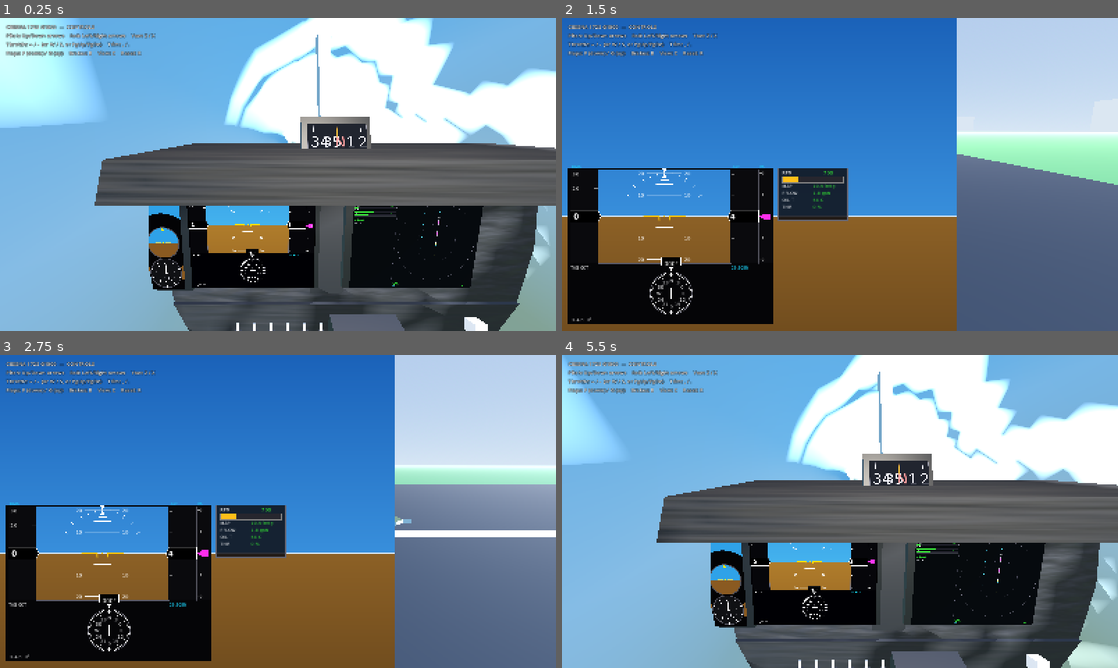
Above: before the commit, frames 1-4 (two rows, left to right).
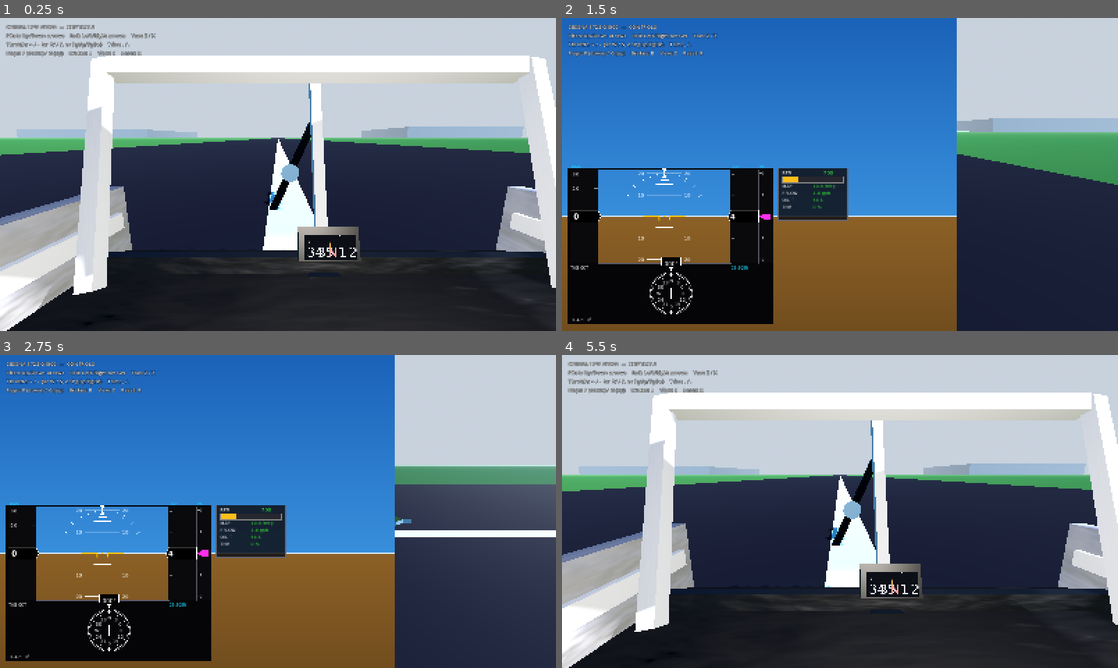
Above: after the commit, the same moments.

Repository: bigcubedata/test
Game: Godot game, scene res://src/Main.tscn
The game is run twice, just before and just after one commit, with the same random seed, the same clock (stepped at 60 frames per second) and the same inputs.
Inputs (mouse positions are in pixels of both pictures, inside the frame that each line leads up to):
- Up to frame 1 (0.25 s): no input
- Up to frame 2 (1.5 s): move the mouse to (962, 158) at 0.52 s; hold Right (roll_right) 0.53-1.25 s; tap C (toggle_view) at 0.6 s; click (962, 158) at 0.67 s; tap Enter at 1.25 s; drag from (728, 190) to (812, 237) at 1.27 s
- Up to frame 3 (2.75 s): tap R (reset_aircraft) at 2 s; move the mouse to (333, 442) at 2.02 s; hold Right (roll_right) from 2.03 s (still down); tap C (toggle_view) at 2.1 s
- Up to frame 4 (5.5 s): release Right (roll_right) at 2.75 s; tap R (reset_aircraft) every 0.75 s from 2.75 to 5 s; drag from (812, 574) to (673, 464) at 2.77 s; move the mouse to (1006, 558) at 3.52 s; hold Left (roll_left) 3.53-4.25 s; tap C (toggle_view) at 3.6, 5.1 s; drag from (673, 464) to (756, 433) at 4.27 s; move the mouse to (867, 511) at 5.02 s; hold F (flaps_down) from 5.03 s (still down); click (867, 511) at 5.17 s

The runs differ from the first frame. In frame 1, 91% of the frame differs, in the area x 0-100%, y 0-100%; in frame 2, 20%; in frame 3, 18%; in frame 4, 92%.

Commit message:
Cockpit: clear out-the-window view for visual landings
The forward view was blocked: the exterior fuselage/cowl rendered from
inside the cockpit as bright washed-out shapes, and distant terrain hazed
to white, hiding the ground and runway.

- Hide the exterior airframe while in cockpit view (you're inside it); the
  cockpit interior + propeller provide the in-cabin visuals, leaving a clean
  windshield view of the ground and runway.
- Raise the pilot eye and lower the panel/glareshield so the horizon and
  runway are visible over the nose; wider cockpit FOV.
- Environment cleanup: ACES tonemap, no aerial-perspective washout, much
  lighter fog, smaller sun, distant hills toned down, more saturated grass —
  so the runway reads clearly on approach.

Co-Authored-By: Claude Opus 4.8 <noreply@anthropic.com>
Claude-Session: https://claude.ai/code/session_01BSiwa8xwJ1aRwLCRnRu7pg

Diff:
--- a/src/aircraft/Aircraft.tscn
+++ b/src/aircraft/Aircraft.tscn
@@ -67,5 +67,5 @@
 [node name="CameraRig" type="Node3D" parent="."]
 
 [node name="Cockpit" type="Node3D" parent="."]
-transform = Transform3D(1, 0, 0, 0, 1, 0, 0, 0, 1, -0.22, 0.45, -1.0)
+transform = Transform3D(1, 0, 0, 0, 1, 0, 0, 0, 1, -0.22, 0.28, -1.0)
 script = ExtResource("2_cockpit")
--- a/src/aircraft/Airframe.gd
+++ b/src/aircraft/Airframe.gd
@@ -19,9 +19,11 @@
 
 
 func _ready() -> void:
-	_white = _mat(Color(0.90, 0.90, 0.92), 0.45, 0.05)
+	_white = _mat(Color(0.80, 0.81, 0.84), 0.55, 0.0)
 	_blue = _mat(Color(0.12, 0.34, 0.62), 0.4, 0.1)
-	_glass = _mat(Color(0.25, 0.4, 0.55, 0.55), 0.05, 0.5)
+	# Windshield: nearly clear and non-metallic so you can see the runway
+	# through it from the cockpit (a shiny windshield mirrors the sky white).
+	_glass = _mat(Color(0.6, 0.7, 0.82, 0.13), 0.35, 0.0)
 	_glass.transparency = BaseMaterial3D.TRANSPARENCY_ALPHA
 	_glass.cull_mode = BaseMaterial3D.CULL_DISABLED
 	_metal = _mat(Color(0.32, 0.33, 0.36), 0.4, 0.6)
@@ -58,7 +60,7 @@
 		rings.append(_ring(s[0], s[1], s[2], s[3]))
 	# The fuselage is a closed tube, so cull back faces (avoids the near/far
 	# wall z-fighting moire you get with double-sided rendering).
-	var fuse_mat := _mat(Color(0.90, 0.90, 0.92), 0.45, 0.05)
+	var fuse_mat := _mat(Color(0.80, 0.81, 0.84), 0.55, 0.0)
 	fuse_mat.cull_mode = BaseMaterial3D.CULL_BACK
 	_add_mesh(_loft_mesh(rings, true, true), fuse_mat)
 
--- a/src/aircraft/Cockpit.gd
+++ b/src/aircraft/Cockpit.gd
@@ -127,10 +127,11 @@
 	# Lower sub-panel (switches / kneeboard area) — kept in the panel plane so
 	# it doesn't poke forward and occlude the bottom of the G1000 screens.
 	_box(Vector3(1.5, 0.22, 0.06), Vector3(0.15, -0.66, -0.64), panel_mat)
-	# Glareshield (padded coaming) overhanging the top of the panel.
-	_box(Vector3(1.55, 0.08, 0.44), Vector3(0.15, -0.09, -0.62), coam, Vector3(-0.05, 0.0, 0.0))
+	# Glareshield (padded coaming) overhanging the top of the panel. Kept low
+	# so the pilot can see the horizon and runway over the nose.
+	_box(Vector3(1.55, 0.07, 0.40), Vector3(0.15, -0.18, -0.62), coam, Vector3(-0.05, 0.0, 0.0))
 	# Glareshield front lip.
-	_box(Vector3(1.55, 0.05, 0.05), Vector3(0.15, -0.12, -0.84), coam)
+	_box(Vector3(1.55, 0.04, 0.05), Vector3(0.15, -0.21, -0.82), coam)
 
 
 # --------------------------------------------------------------------------
--- a/src/world/CameraController.gd
+++ b/src/world/CameraController.gd
@@ -12,16 +12,17 @@
 
 @export var target_path: NodePath
 var target: Node3D
+var _airframe: Node3D
 
 enum View { COCKPIT, CHASE, WING, TOWER }
 var view: int = View.COCKPIT
 
 const CHASE_OFFSET := Vector3(0.0, 3.5, 13.0)
-const COCKPIT_OFFSET := Vector3(-0.22, 0.48, -1.05) # pilot eye point
+const COCKPIT_OFFSET := Vector3(-0.22, 0.57, -1.05) # pilot eye point (raised to see over the nose)
 const WING_OFFSET := Vector3(-8.0, 1.5, 0.0)
-const COCKPIT_FOV := 72.0
+const COCKPIT_FOV := 74.0
 const EXTERNAL_FOV := 65.0
-const BASE_PITCH := -15.0    # default downward look so panel + horizon both show
+const BASE_PITCH := -10.0    # default look favours outside; free-look down for panel
 const LOOK_SENS := 0.18
 
 var _tower_pos := Vector3(40.0, 12.0, 60.0)
@@ -36,6 +37,7 @@
 	current = true
 	if target:
 		_chase_pos = target.global_position + target.global_transform.basis * CHASE_OFFSET
+		_airframe = target.get_node_or_null("Airframe")
 
 
 func _process(_delta: float) -> void:
@@ -59,6 +61,11 @@
 func _physics_process(delta: float) -> void:
 	if not target:
 		return
+	# Hide the exterior fuselage from the cockpit (you're inside it); the
+	# cockpit interior + propeller provide the in-cabin visuals, and the
+	# windshield view stays clear for visual approaches.
+	if _airframe:
+		_airframe.visible = view != View.COCKPIT
 	var tx := target.global_transform
 	match view:
 		View.COCKPIT:
--- a/src/world/World.tscn
+++ b/src/world/World.tscn
@@ -2,10 +2,11 @@
 
 [sub_resource type="ProceduralSkyMaterial" id="sky_mat"]
 sky_top_color = Color(0.18, 0.42, 0.78, 1)
-sky_horizon_color = Color(0.7, 0.8, 0.92, 1)
-ground_bottom_color = Color(0.32, 0.4, 0.32, 1)
-ground_horizon_color = Color(0.7, 0.78, 0.85, 1)
-sun_angle_max = 30.0
+sky_horizon_color = Color(0.6, 0.74, 0.88, 1)
+ground_bottom_color = Color(0.28, 0.36, 0.26, 1)
+ground_horizon_color = Color(0.5, 0.62, 0.55, 1)
+sun_angle_max = 6.0
+sun_curve = 0.1
 
 [sub_resource type="Sky" id="sky"]
 sky_material = SubResource("sky_mat")
@@ -16,17 +17,18 @@
 ambient_light_source = 3
 ambient_light_color = Color(0.7, 0.78, 0.88, 1)
 ambient_light_energy = 0.4
-tonemap_mode = 2
+tonemap_mode = 3
+tonemap_white = 6.0
 fog_enabled = true
-fog_light_color = Color(0.75, 0.82, 0.9, 1)
-fog_density = 0.0006
-fog_aerial_perspective = 0.5
+fog_light_color = Color(0.7, 0.78, 0.88, 1)
+fog_density = 0.00008
+fog_aerial_perspective = 0.0
 
 [sub_resource type="PlaneMesh" id="mesh_ground"]
 size = Vector2(40000, 40000)
 
 [sub_resource type="StandardMaterial3D" id="mat_grass"]
-albedo_color = Color(0.28, 0.42, 0.24, 1)
+albedo_color = Color(0.24, 0.40, 0.19, 1)
 roughness = 0.95
 
 [sub_resource type="BoxMesh" id="mesh_runway"]
@@ -47,8 +49,10 @@
 size = Vector3(2000, 600, 2000)
 
 [sub_resource type="StandardMaterial3D" id="mat_hill"]
-albedo_color = Color(0.34, 0.4, 0.3, 1)
+albedo_color = Color(0.20, 0.27, 0.32, 1)
 roughness = 1.0
+specular_mode = 1
+shading_mode = 1
 
 [sub_resource type="BoxMesh" id="mesh_marker"]
 size = Vector3(45, 0.34, 3)
@@ -61,7 +65,7 @@
 [node name="Sun" type="DirectionalLight3D" parent="."]
 transform = Transform3D(0.86, -0.35, 0.37, 0, 0.73, 0.68, -0.5, -0.59, 0.63, 0, 0, 0)
 shadow_enabled = true
-light_energy = 1.1
+light_energy = 0.9
 
 [node name="Ground" type="MeshInstance3D" parent="."]
 transform = Transform3D(1, 0, 0, 0, 1, 0, 0, 0, 1, 0, -0.05, 0)
@@ -89,16 +93,11 @@
 surface_material_override/0 = SubResource("mat_paint")
 
 [node name="Hill1" type="MeshInstance3D" parent="."]
-transform = Transform3D(1, 0, 0, 0, 1, 0, 0, 0, 1, 6000, 280, -3500)
+transform = Transform3D(1.6, 0, 0, 0, 0.7, 0, 0, 0, 1.6, 5200, 90, -7000)
 mesh = SubResource("mesh_hill")
 surface_material_override/0 = SubResource("mat_hill")
 
 [node name="Hill2" type="MeshInstance3D" parent="."]
-transform = Transform3D(1.4, 0, 0, 0, 1.2, 0, 0, 0, 1.4, -5500, 350, -6000)
+transform = Transform3D(2.0, 0, 0, 0, 0.6, 0, 0, 0, 2.0, -6000, 70, -8000)
 mesh = SubResource("mesh_hill")
 surface_material_override/0 = SubResource("mat_hill")
-
-[node name="Hill3" type="MeshInstance3D" parent="."]
-transform = Transform3D(1, 0, 0, 0, 0.8, 0, 0, 0, 1, 3000, 180, -8000)
-mesh = SubResource("mesh_hill")
-surface_material_override/0 = SubResource("mat_hill")
